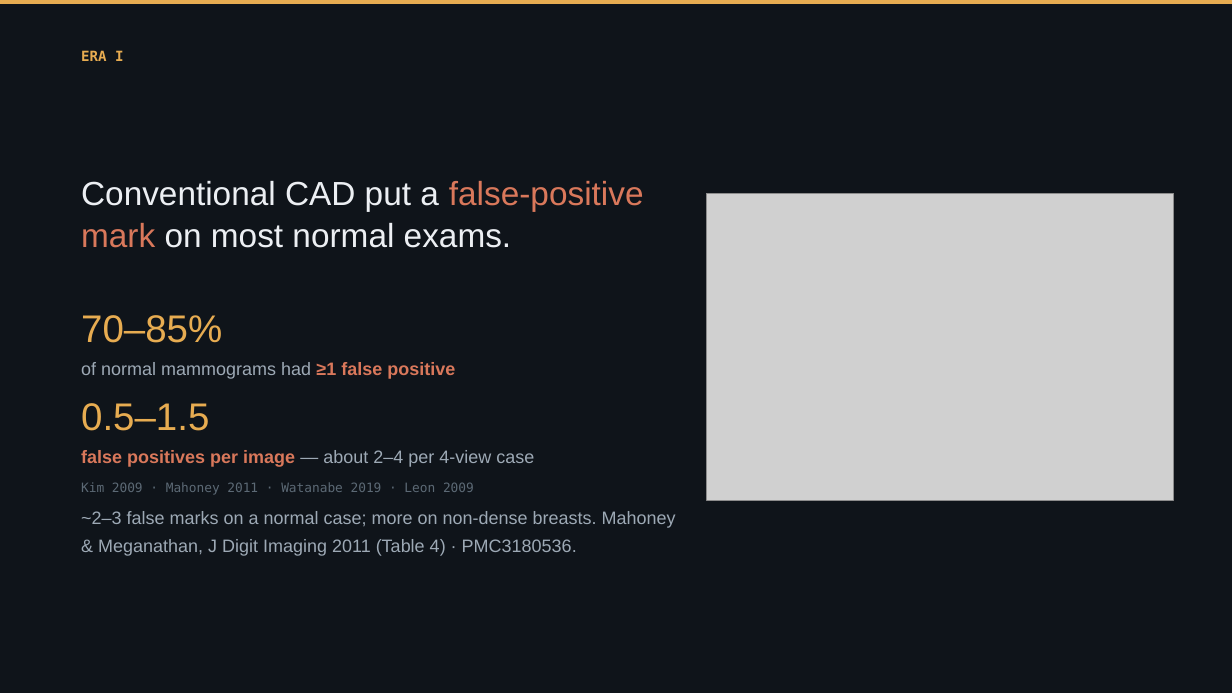
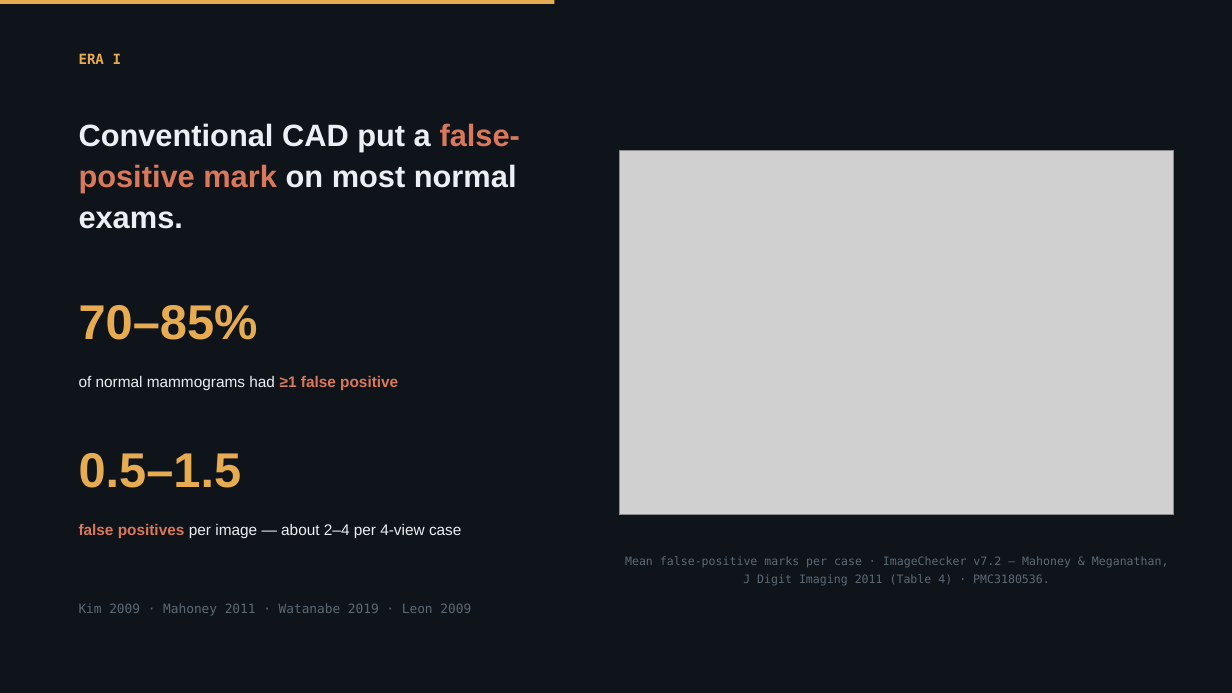
Before and after one commit to Emory-HITI/Mammo, a slide deck: slide 3 of keynote-iwbi-2026/pptx/sections/IWBI2026_Trivedi_01_CAD.pptx. Drawn at 1232x693 pixels with LibreOffice and Linux fonts; fonts in the diff are those of the drawing; grey boxes stand for pictures. Boxes give left, top, right and bottom in pixels: in the first picture for what was removed or moved away, otherwise in the second. Text is boxed around its words. In the diff, an @@ line names an element or a change of style, - is before the commit and + after.

```diff
--- a/keynote-iwbi-2026/pptx/sections/IWBI2026_Trivedi_01_CAD.pptx
+++ b/keynote-iwbi-2026/pptx/sections/IWBI2026_Trivedi_01_CAD.pptx
@@ rectangle: place and size @@
-rectangle at bbox=[0, 0, 1232, 4]
+rectangle at bbox=[0, 0, 555, 4]
@@ text "ERA I" at bbox=[79, 53, 121, 64]: line spacing 1.28 to 1; less space between paragraphs @@
@@ text "Conventional CAD put a false-positive ...": place and size @@
-text "Conventional CAD put a false-positive ..." at bbox=[81, 181, 644, 248]
+text "Conventional CAD put a false-positive ..." at bbox=[79, 123, 520, 229]
@@ text "Conventional CAD put a false-positive ..." at bbox=[79, 123, 520, 229]: size 26 to 24 pt, bold on; line spacing 1.06 to 1.12; less space between paragraphs @@
@@ picture: place and size @@
-picture at bbox=[707, 193, 1174, 500]
+picture at bbox=[619, 151, 1174, 516]
@@ text "70–85%" at bbox=[79, 305, 258, 340]: size 30 to 38 pt, bold on; line spacing 1.12 to 1; less space between paragraphs @@
@@ text "of normal mammograms had ≥1 ...": place and size @@
-text "of normal mammograms had ≥1 ..." at bbox=[81, 362, 455, 379]
+text "of normal mammograms had ≥1 ..." at bbox=[79, 376, 398, 390]
@@ text "of normal mammograms had ≥1 ..." at bbox=[79, 376, 398, 390]: size 14 to 12 pt; text colour #9DA9B5 to #ECEFF3 in "of normal mammograms had"; line spacing 1.28 to 1.25; less space between paragraphs @@
@@ text "0.5–1.5" at bbox=[79, 453, 242, 488]: size 30 to 38 pt, bold on; line spacing 1.12 to 1; less space between paragraphs @@
@@ text "0.5–1.5": place and size @@
-text "0.5–1.5" at bbox=[81, 403, 209, 431]
+text "0.5–1.5" at bbox=[79, 453, 242, 488]
@@ text "false positives per image — ...": place and size @@
-text "false positives per image — ..." at bbox=[81, 450, 534, 467]
+text "false positives per image — ..." at bbox=[79, 524, 461, 539]
@@ text "false positives per image — ..." at bbox=[79, 524, 461, 539]: size 14 to 12 pt; text colour #D9785B to #ECEFF3, bold off in "per image"; text colour #9DA9B5 to #ECEFF3 in "— about 2–4 per 4-view case"; line spacing 1.28 to 1.25; less space between paragraphs @@
@@ text removed at bbox=[81, 511, 676, 556] @@
-~2–3 false marks on a normal case; more on non-dense breasts. Mahoney & Meganathan, J Digit Imaging 2011 (Table 4) · PMC3180536.
@@ text added at bbox=[625, 556, 1169, 585], 9 pt, text #5C6975 @@
+Mean false-positive marks per case · ImageChecker v7.2 — Mahoney & Meganathan, J Digit Imaging 2011 (Table 4) · PMC3180536.
@@ text "Kim 2009 · Mahoney 2011 ...": place and size @@
-text "Kim 2009 · Mahoney 2011 ..." at bbox=[81, 482, 474, 495]
+text "Kim 2009 · Mahoney 2011 ..." at bbox=[79, 603, 471, 616]
@@ text "Kim 2009 · Mahoney 2011 ..." at bbox=[79, 603, 471, 616]: line spacing 1.3 to 1; less space between paragraphs @@
```
Also in this commit, not shown: 6 other slides changed, 1 other file.
